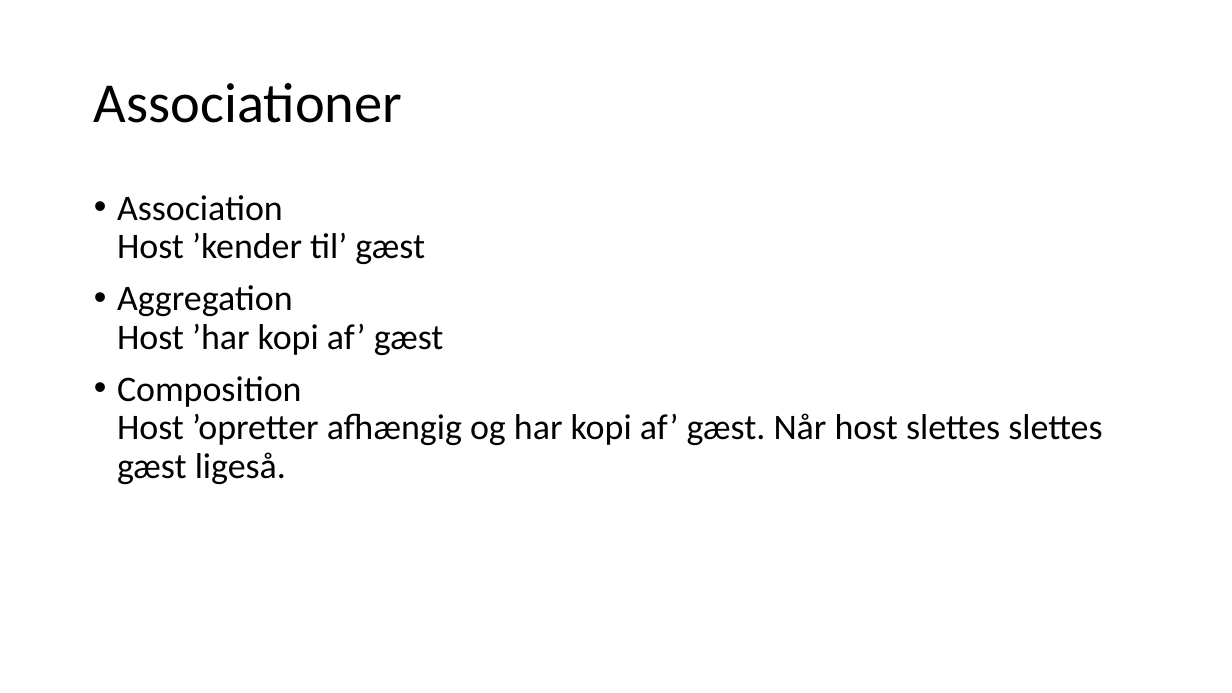
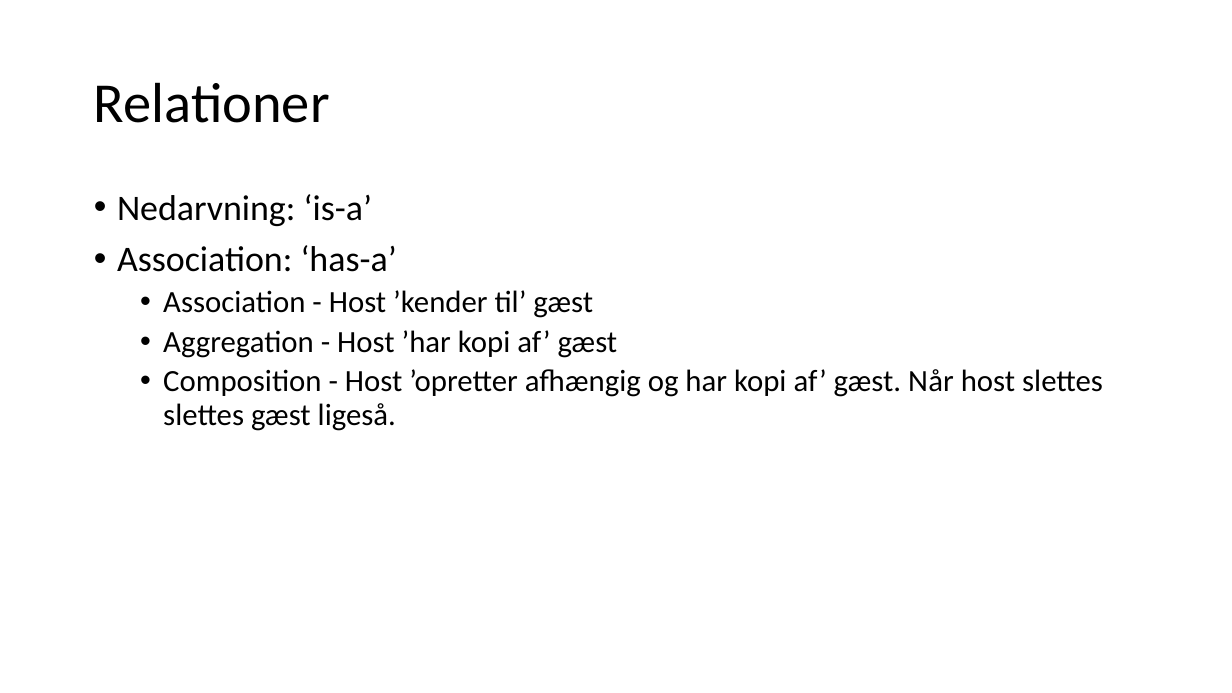
Before and after one commit to fisterloegsovs/pop22, a slide deck: slide 11 of lectures/13.1-3/lecture13.2.pptx (slide 13 before the commit). Drawn at 1232x693 pixels with LibreOffice and Linux fonts; fonts in the diff are those of the drawing. Boxes give left, top, right and bottom in pixels: in the first picture for what was removed or moved away, otherwise in the second. Text is boxed around its words. In the diff, an @@ line names an element or a change of style, - is before the commit and + after.

```diff
--- a/lectures/13.1-3/lecture13.2.pptx
+++ b/lectures/13.1-3/lecture13.2.pptx
@@ title at [94, 82, 330, 123]: text changed @@
-Associationer
+Relationer
@@ text at [117, 194, 1103, 431]: text changed; size 28 to 24 pt @@
-• Association
-  Host ’kender til’ gæst
-• Aggregation
-  Host ’har kopi af’ gæst
-• Composition
-  Host ’opretter afhængig og har kopi af’ gæst. Når host slettes slettes gæst ligeså.
+• Nedarvning: ‘is-a’
+• Association: ‘has-a’
+  • Association - Host ’kender til’ gæst
+  • Aggregation - Host ’har kopi af’ gæst
+  • Composition - Host ’opretter afhængig og har kopi af’ gæst. Når host slettes slettes gæst ligeså.
```
Also in this commit, not shown: 2 other slides changed, 1 slide added, 14 slides removed, 3 other files.
